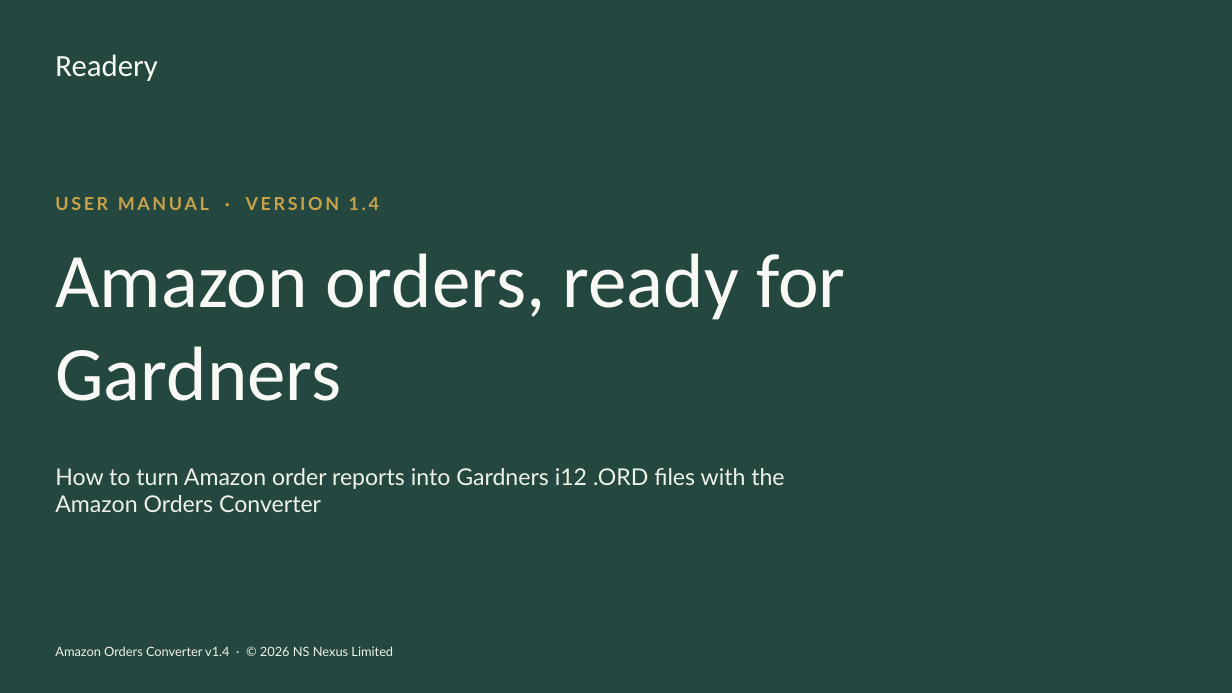
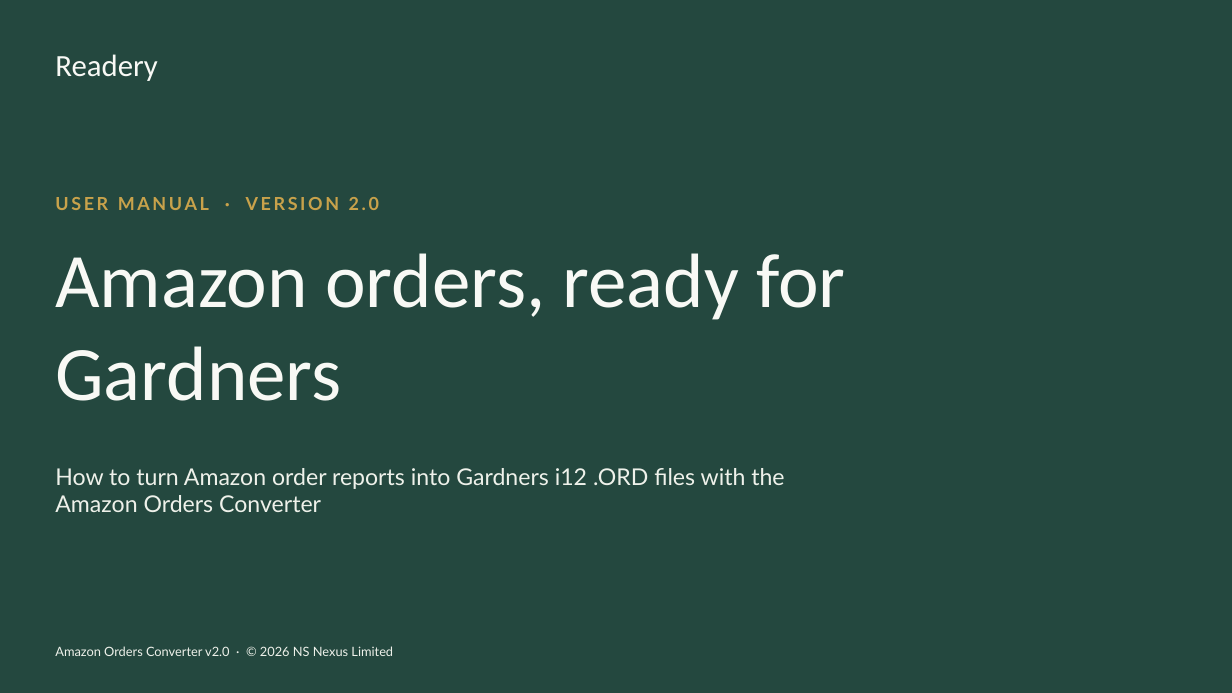
Before and after one commit to rado-penov/readery, a slide deck: slide 1 of orderconverter/Amazon-Orders-Converter-User-Manual.pptx. Drawn at 1232x693 pixels with LibreOffice and Linux fonts; fonts in the diff are those of the drawing. Boxes give left, top, right and bottom in pixels: in the first picture for what was removed or moved away, otherwise in the second. Text is boxed around its words. In the diff, an @@ line names an element or a change of style, - is before the commit and + after.

```diff
--- a/orderconverter/Amazon-Orders-Converter-User-Manual.pptx
+++ b/orderconverter/Amazon-Orders-Converter-User-Manual.pptx
@@ text at (55, 197, 379, 210): text changed @@
-USER MANUAL · VERSION 1.4
+USER MANUAL · VERSION 2.0
@@ text at (55, 646, 393, 656): text changed @@
-Amazon Orders Converter v1.4 · © 2026 NS Nexus Limited
+Amazon Orders Converter v2.0 · © 2026 NS Nexus Limited
```
Also in this commit, not shown: 13 other slides changed, 4 slides added, 7 other files.
